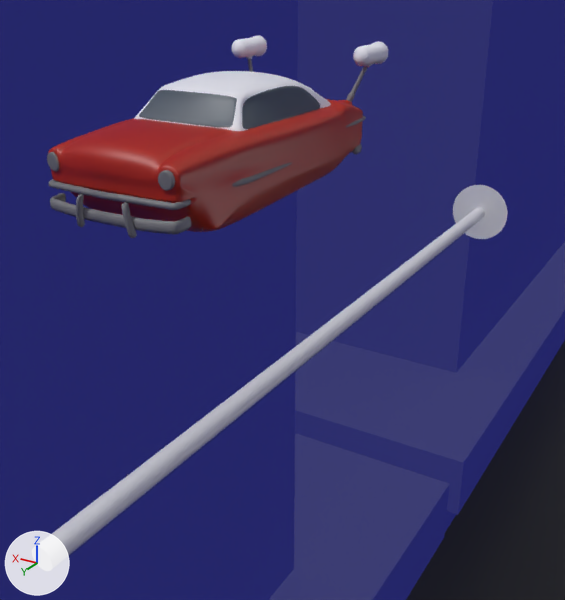
A saved change to the Blender file models/scene.blend.
The view is the same before and after, from a 50 mm camera at (-7.9, 6.1, 8.2) aimed at (-1.1, -5.2, 2.6). The axes (+X, +Y, +Z) are drawn at lower left. The lights are the same throughout.

Objects in the first picture: 'Buildings', 'Platform01', 'debug_vector', 'player_car'.
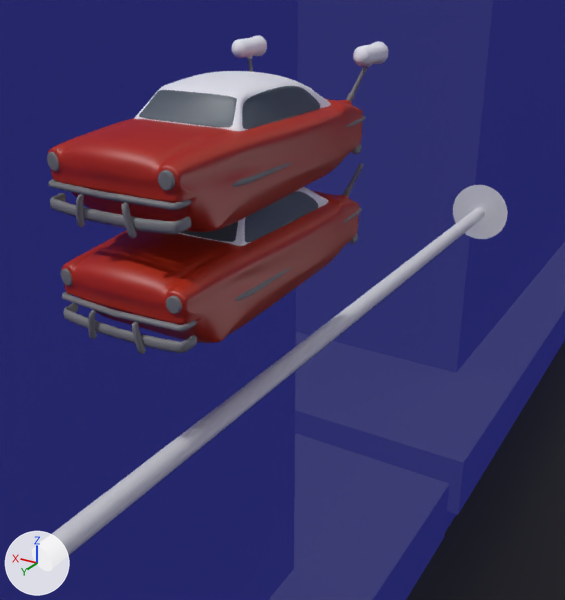
Commit message: This must be the dumbest flying car AI ever.

What differs and where, as boxes (x1, y1, x2, y2) in the pictures (565 x 600 px):
'ai_car', added (red)
    after: (61, 163, 363, 354)
    faces in mat_player_car: (61, 191, 359, 343)
    faces in mat_bumpers (grey #858585): (61, 163, 363, 354)
    faces in mat_windows (dark blue #4d5b63): (181, 191, 318, 243)
    faces in mat_roof (white #ffffff): (179, 187, 328, 246)

The edits, one by one:
Object 'ai_car' (ob_ai_car) is new; it shows a copy of the mesh of ob_player_car.
Its location is (-0.01, -5.1, 2.93).
Its rotation in degrees is (0, 0, -360).
It gains a MIRROR modifier named 'Mirror'.
Modifier setting: use_clip = True.
It gains a SUBSURF modifier named 'Subdivision'.
Modifier setting: levels = 2.
